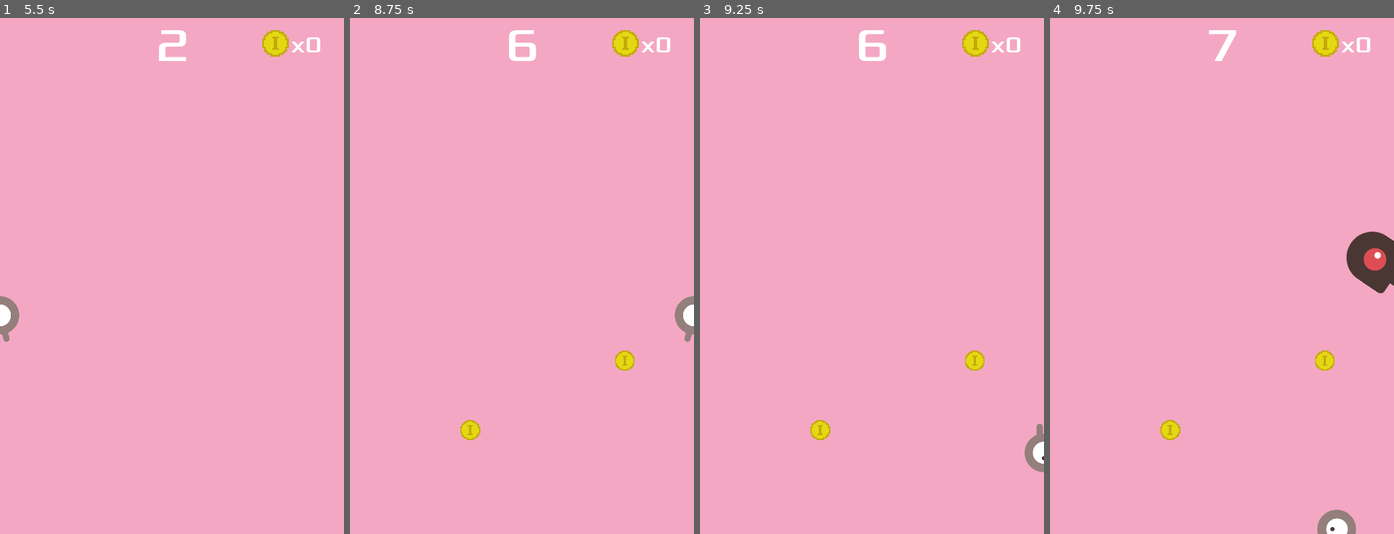
Above: before the commit, frames 1-4 (left to right).
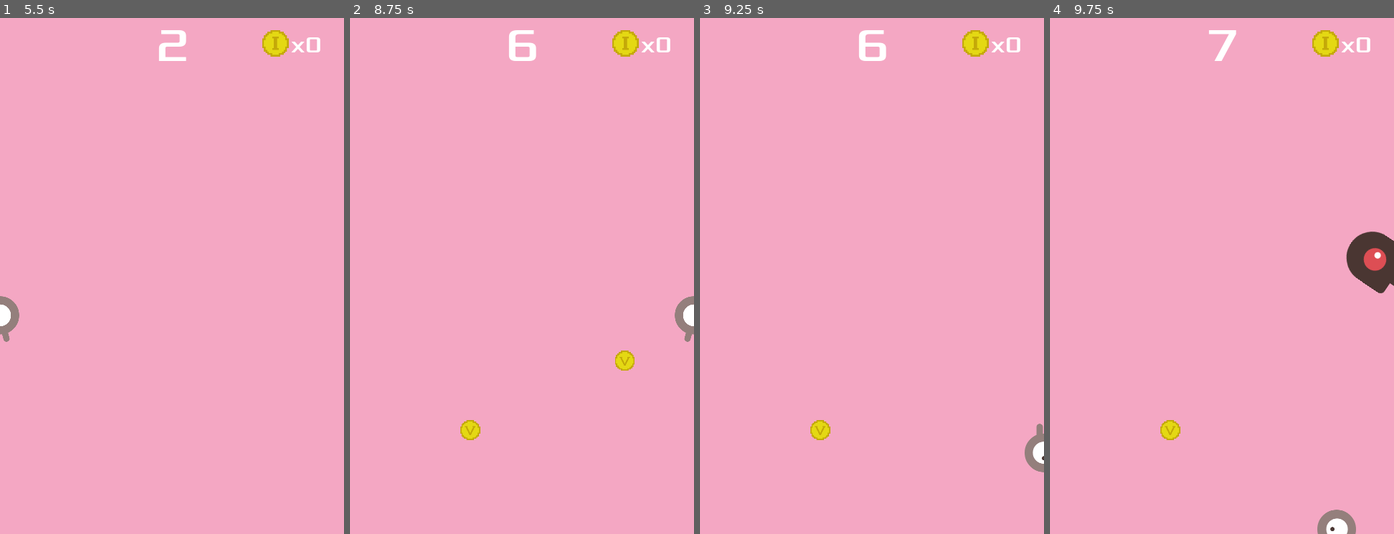
Above: after the commit, the same moments.

Repository: nastiatatl/dodgethecreeps
Game: Godot game, scene res://scenes/Main.tscn
Same seed, same stepped clock (60 frames per second), same inputs: the game is played once before the commit and once after it.
Inputs:
- Up to frame 1 (5.5 s): click "Start" at 0.5 s; tap Enter (start_game) at 1.25, 1.35, 2.1, 2.85, 3.5, 3.6, 4.35, 5.1 s; hold Right (move_right) 1.28-2.03 s; hold Down (move_down) 2.03-2.78 s; hold Right (move_right) 2.78-3.53 s; hold Up (move_up) 3.53-4.28 s; hold Left (move_left) from 4.28 s (still down)
- Up to frame 2 (8.75 s): release Left (move_left) at 5.78 s; hold Down (move_down) 5.78-6.53 s; tap Enter (start_game) every 0.75 s from 5.85 to 8.1 s; hold Right (move_right) 6.53-7.28 s; hold Up (move_up) 7.28-8.03 s; hold Right (move_right) from 8.03 s (still down)
- Up to frame 3 (9.25 s): release Right (move_right) at 8.78 s; hold Down (move_down) from 8.78 s (still down); tap Enter (start_game) at 8.85 s
- Up to frame 4 (9.75 s): release Down (move_down) at 9.53 s; hold Left (move_left) from 9.53 s (still down); tap Enter (start_game) at 9.6 s

Frame 1 is identical in both runs. In frame 2, less than 0.1% of the frame differs, in the area x 33-82%, y 65-81%; in frame 3, 0.2%, in the area x 33-83%, y 64-81%; in frame 4, 0.2%.

Commit message:
add flashing before disappearance for big coins

Diff:
--- a/scenes/Coin.tscn
+++ b/scenes/Coin.tscn
@@ -26,5 +26,10 @@
 wait_time = 5.0
 one_shot = true
 
+[node name="FlashTimer" type="Timer" parent="."]
+wait_time = 2.0
+one_shot = true
+
 [connection signal="screen_exited" from="VisibleOnScreenNotifier2D" to="." method="_on_visible_on_screen_notifier_2d_screen_exited"]
 [connection signal="timeout" from="BigCoinTimer" to="." method="_on_big_coin_timer_timeout"]
+[connection signal="timeout" from="FlashTimer" to="." method="_on_flash_timer_timeout"]
--- a/scripts/coin.gd
+++ b/scripts/coin.gd
@@ -2,10 +2,12 @@
 
 @export var big_coin: bool = false
 @onready var big_coin_timer = $BigCoinTimer
+@export var flash_interval: float = 0.1  # Interval for flashing (in seconds)
 
 func _ready() -> void:
 	if big_coin:
 		$Sprite2D.texture = preload("res://assets/images/bigCoin.png")
+		$FlashTimer.start()
 		big_coin_timer.start()
 
 # Called every frame. 'delta' is the elapsed time since the previous frame.
@@ -19,3 +21,12 @@
 func _on_big_coin_timer_timeout() -> void:
 	if big_coin:
 		queue_free()
+
+
+func _on_flash_timer_timeout() -> void:
+	# Toggle visibility at intervals
+	$Sprite2D.visible = !$Sprite2D.visible
+
+	# Continue flashing if coin is still alive
+	if $BigCoinTimer.time_left > 0:
+		$FlashTimer.start(flash_interval)
--- a/scripts/main.gd
+++ b/scripts/main.gd
@@ -79,7 +79,7 @@
 	var coin = coin_scene.instantiate()
 
 	# 10% chance to spawn a big coin
-	if randf() <= 0.1:
+	if randf() <= 0.9:
 		coin.big_coin = true
 
 	var screen_size = get_viewport().get_visible_rect().size
